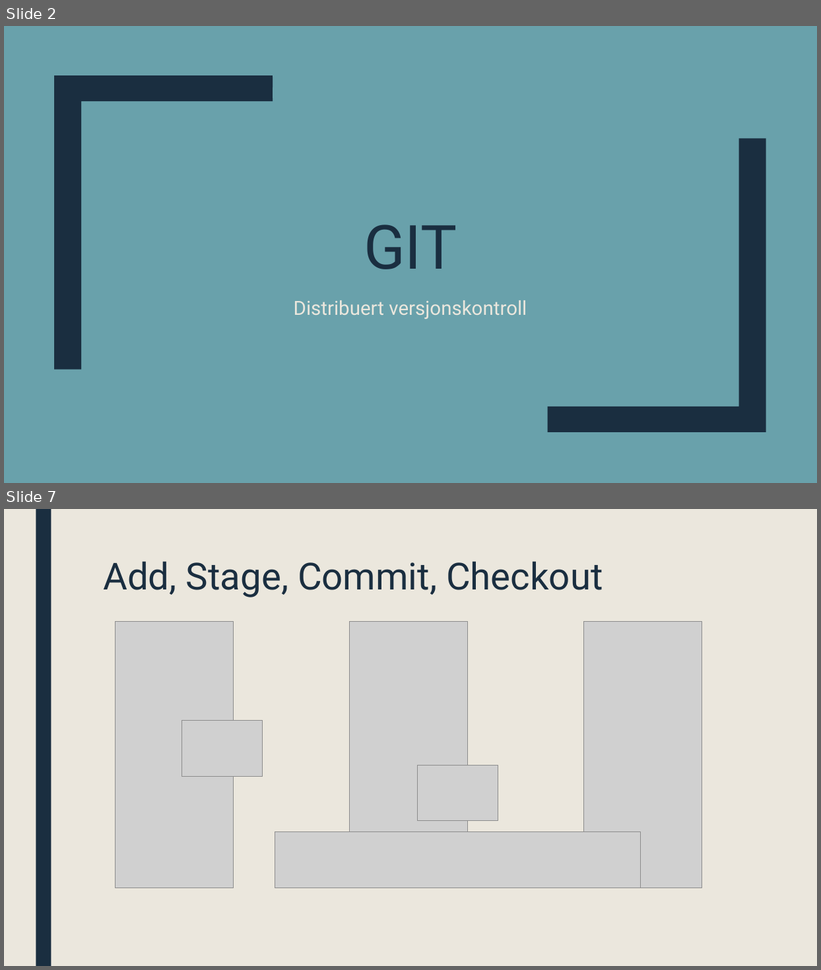
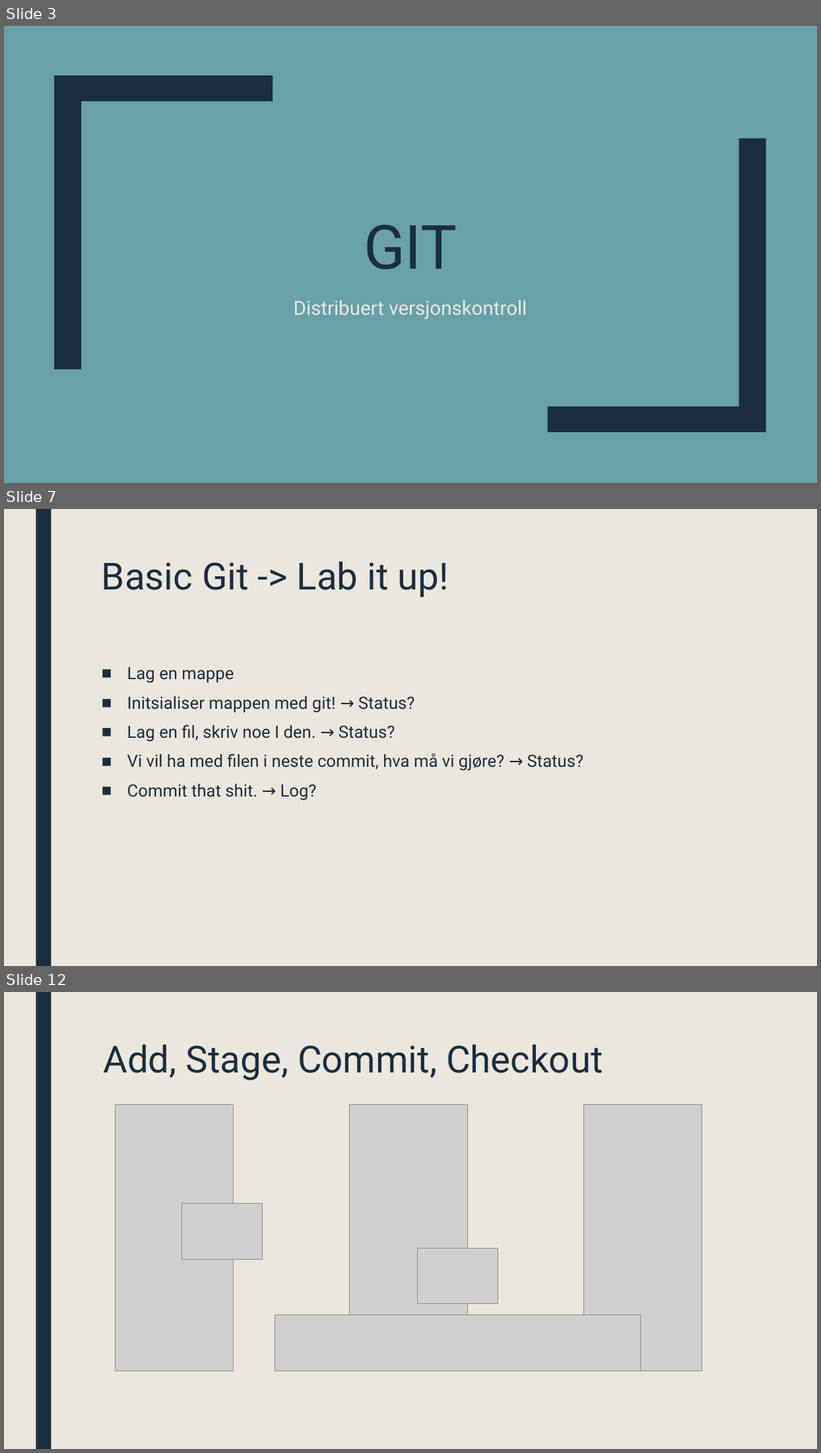
Before and after one commit to ufarm/sommer2016, a slide deck: GIT.pptx. Shown one above the other, each under a label of ours: slides 2 and 7 before the commit, slides 3, 7 and 12 after it; the slides between them are not shown. The pictures are 821x970 and 821x1453 pixels, drawn with LibreOffice and Linux fonts; fonts in the diff are those of the drawing; grey boxes stand for pictures. Boxes give left, top, right and bottom in pixels: in the first picture for what was removed or moved away, otherwise in the second. Text is boxed around its words. In the diff, an @@ line names an element or a change of style, - is before the commit and + after.

```diff
--- a/GIT.pptx
+++ b/GIT.pptx
@@ slide 7 added at (4,509,817,966), background #EBE7DD; not listed: 1 template element that a slide beside it also shows @@
@@ title added at (102,561,449,597), 44 pt, text #1A2E40 @@
+Basic Git -> Lab it up!
@@ text added at (127,667,584,801), 20 pt, text #1A2E40 @@
+■ Lag en mappe
+■ Initsialiser mappen med git! → Status?
+■ Lag en fil, skriv noe I den. → Status?
+■ Vi vil ha med filen i neste commit, hva må vi gjøre? → Status?
+■ Commit that shit. → Log?
@@ what was slide 2 is now slide 3 @@
@@ what was slide 7 is now slide 12 @@
```
Also in this commit, not shown: 4 slides changed, 6 other slides added, 2 slides removed.
